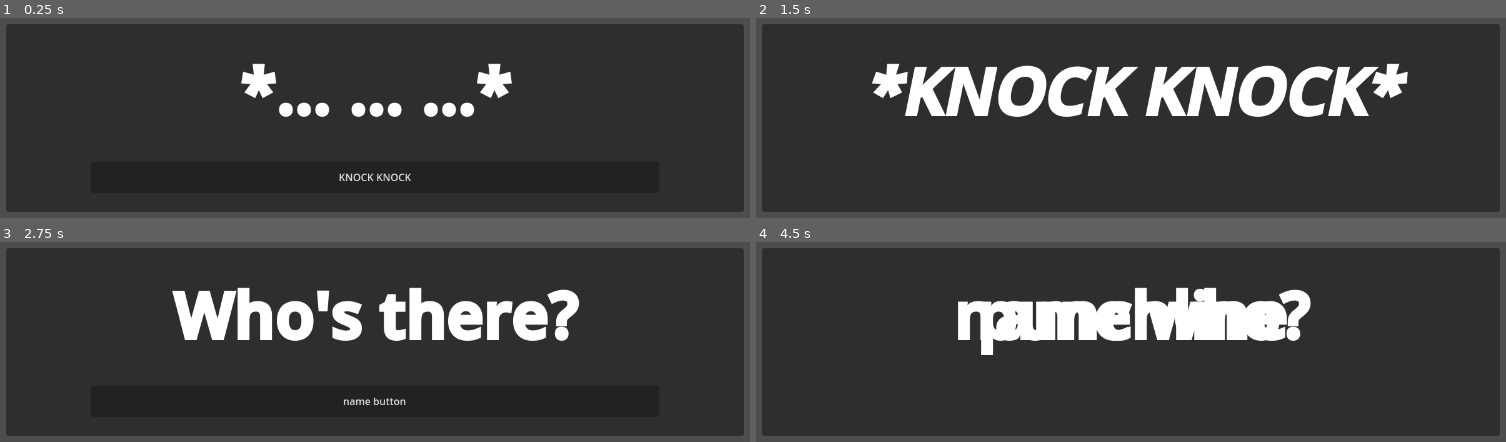
Above: before the commit, frames 1-4 (two rows, left to right).
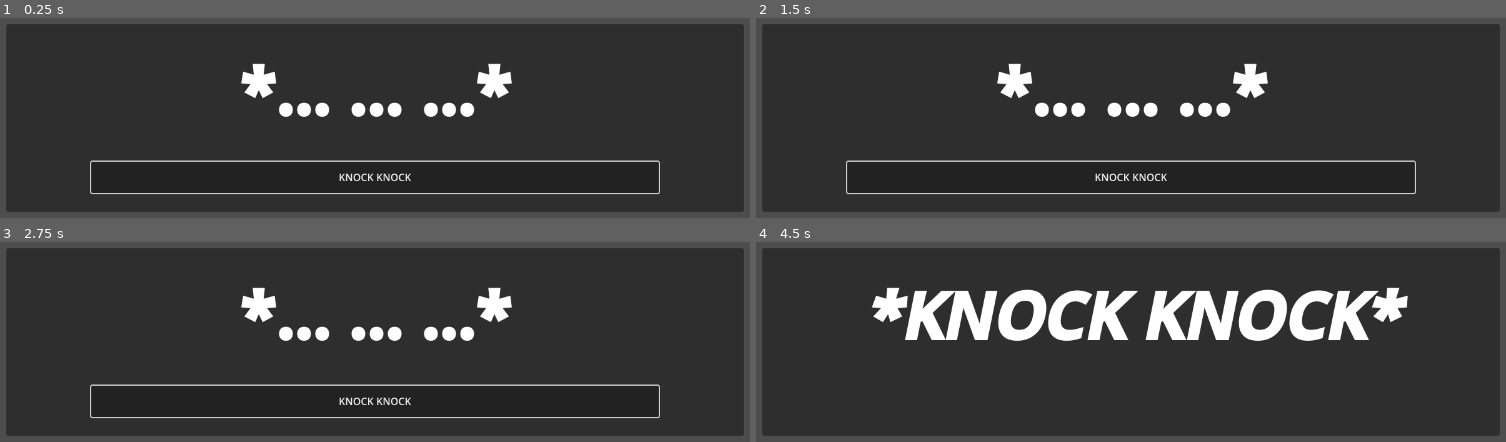
Above: after the commit, the same moments.

Repository: Graunder/ggj24
Game: Godot game, scene res://Assets/Scenes/dialog_box.tscn
The game is run twice, just before and just after one commit, with the same random seed, the same clock (stepped at 60 frames per second) and the same inputs. This scene is started directly instead of the project's main scene.
Inputs (mouse positions are in pixels of both pictures, inside the frame that each line leads up to):
- Up to frame 1 (0.25 s): no input
- Up to frame 2 (1.5 s): click "KNOCK KNOCK" at 0.5 s; click (1131, 178) at 1.25 s, where only the run after the commit has a clickable "KNOCK KNOCK"
- Up to frame 3 (2.75 s): click (375, 402) at 2 s, where only the run after the commit has a clickable "KNOCK KNOCK"
- Up to frame 4 (4.5 s): click "name button" (after the commit: "KNOCK KNOCK") at 2.75 s; click "line" (after the commit: "KNOCK KNOCK") at 3.5 s; tap Enter at 4.25 s

The runs differ from the first frame. In frame 1, 1.2% of the frame differs, in the area x 12-88%, y 71-88%; in frame 2, 12%, in the area x 12-88%, y 22-88%; in frame 3, 9.0%; in frame 4, 10%.

Commit message:
almost correctly working dialog box

Diff:
--- a/Assets/Scenes/dialog_box.tscn
+++ b/Assets/Scenes/dialog_box.tscn
@@ -2,7 +2,7 @@
 
 [ext_resource type="Script" path="res://Assets/Scripts/dialog_box.gd" id="1_gsobi"]
 
-[node name="Control" type="Control"]
+[node name="Dialog_Box" type="Control"]
 layout_mode = 3
 anchors_preset = 15
 anchor_right = 1.0
@@ -110,7 +110,6 @@
 scroll_active = false
 
 [node name="NameButton" type="HBoxContainer" parent="MarginContainer/Panel"]
-visible = false
 custom_minimum_size = Vector2(900, 40)
 layout_mode = 1
 anchors_preset = 7
@@ -126,6 +125,7 @@
 grow_vertical = 0
 
 [node name="Button2" type="Button" parent="MarginContainer/Panel/NameButton"]
+visible = false
 custom_minimum_size = Vector2(300, 50)
 layout_mode = 2
 size_flags_horizontal = 3
@@ -153,7 +153,6 @@
 scroll_active = false
 
 [node name="Line" type="HBoxContainer" parent="MarginContainer/Panel"]
-visible = false
 custom_minimum_size = Vector2(900, 40)
 layout_mode = 1
 anchors_preset = 7
@@ -169,6 +168,7 @@
 grow_vertical = 0
 
 [node name="Button2" type="Button" parent="MarginContainer/Panel/Line"]
+visible = false
 custom_minimum_size = Vector2(300, 50)
 layout_mode = 2
 size_flags_horizontal = 3
--- a/Assets/Scripts/dialog_box.gd
+++ b/Assets/Scripts/dialog_box.gd
@@ -1,12 +1,15 @@
 extends Control
 
 @onready var start_text = $MarginContainer/Panel/StartText
-@onready var knock_button = $MarginContainer/Panel/KnockButton
+#@onready var knock_button = $MarginContainer/Panel/KnockButton
+@onready var knock_button = $MarginContainer/Panel/KnockButton/Button2
 @onready var knock_text = $MarginContainer/Panel/KnockText
 @onready var answer_text = $MarginContainer/Panel/AnswerText
-@onready var name_button = $MarginContainer/Panel/NameButton
+#@onready var name_button = $MarginContainer/Panel/NameButton
+@onready var name_button = $MarginContainer/Panel/NameButton/Button2
 @onready var name_answer_text = $MarginContainer/Panel/NameAnswerText
-@onready var line = $MarginContainer/Panel/Line
+#@onready var line = $MarginContainer/Panel/Line
+@onready var line = $MarginContainer/Panel/Line/Button2
 @onready var line_text = $MarginContainer/Panel/LineText
 
 var main : Node
@@ -33,8 +36,12 @@
 	line.grab_focus()
 
 func show_punchline():
+	name_answer_text.hide()
 	line.hide()
 	line_text.show()
 	await get_tree().create_timer(2.0).timeout
 	main.reset_pause()
 	queue_free()
+
+func trigger_focus():
+	knock_button.grab_focus()
--- a/Assets/Scripts/door.gd
+++ b/Assets/Scripts/door.gd
@@ -1,13 +1,15 @@
 extends Node2D
 
 var main : Node
-var menu : Camera2D
+var camera : Camera2D
+var menu : Control
 
 var dialog_instance
 
 func _ready():
 	main = get_tree().get_root().get_node("main")
-	menu = get_tree().get_root().get_node("Menu")
+	camera = main.get_node("Camera")
+	menu = camera.get_node("Menu")
 
 func _on_area_2d_body_entered(body):
 	if(body.get_name() == "Player"):
@@ -16,5 +18,8 @@
 		var dialog_box_resource := load(dialog_box_path)
 		if(dialog_box_resource):
 			dialog_instance = dialog_box_resource.instantiate()
-			menu.add_child(dialog_instance)
+			camera.add_child(dialog_instance)
+			var box = camera.get_node("Dialog_Box")
+			var btn = box.get_node("MarginContainer/Panel/KnockButton")
+			btn.grab_focus()
 		#queue_free()
